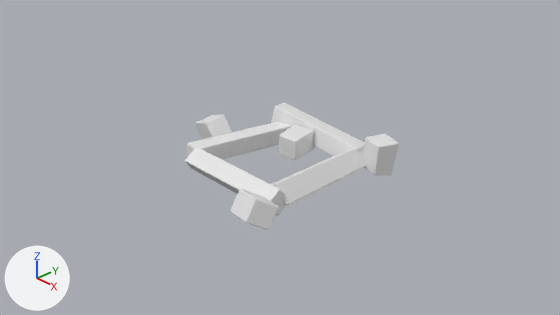
What one commit did to the Blender file Assets/Blender/tower_princess/towers.blend.
Camera for both pictures: the file's camera 'Camera'. The lights are fixed; the arrows at lower left show +X, +Y and +Z.

The scene before the commit, as lines of its bpy script (objects in view):
```python
ob_cube = bpy.data.objects.new('Cube', me_cube)
ob_cube.location = (-0.673, -0.064, -0.016)
ob_cube.rotation_euler = (0.0, 0.0, -0.227)  # degrees (0, 0, -13)
ob_cube_001 = bpy.data.objects.new('Cube.001', me_cube)
ob_cube_001.location = (0.035, 0.751, 0.099)
ob_cube_001.rotation_euler = (0.0698, 0.244, 1.571)  # degrees (4, 14, 90)
ob_cube_002 = bpy.data.objects.new('Cube.002', me_cube)
ob_cube_002.location = (0.13, -0.968, -0.018)
ob_cube_002.rotation_euler = (0.0, 0.977, 1.571)  # degrees (0, 56, 90)
ob_cube_003 = bpy.data.objects.new('Cube.003', me_cube)
ob_cube_003.location = (0.872, -0.006, 0.0)
ob_cube_003.rotation_euler = (0.0, 0.977, 0.0)  # degrees (0, 56, 0)
ob_cube_004 = bpy.data.objects.new('Cube.004', me_cube_004)
ob_cube_004.location = (-1.135, -0.245, 0.118)
ob_cube_004.rotation_euler = (-1.368, -0.297, -0.236)  # degrees (-78, -17, -14)
ob_cube_005 = bpy.data.objects.new('Cube.005', me_cube_005)
ob_cube_005.location = (1.063, -1.406, 0.106)
ob_cube_005.rotation_euler = (-0.53, -0.116, -0.195)  # degrees (-30, -6.6, -11)
ob_cube_006 = bpy.data.objects.new('Cube.006', me_cube_006)
ob_cube_006.location = (-0.033, 0.317, 0.085)
ob_cube_006.rotation_euler = (0.0, 0.0, -1.222)  # degrees (0, 0, -70)
ob_cube_007 = bpy.data.objects.new('Cube.007', me_cube_007)
ob_cube_007.location = (1.184, 0.82, 0.056)
ob_cube_007.rotation_euler = (0.0, 1.623, -0.227)  # degrees (0, 93, -13)
```
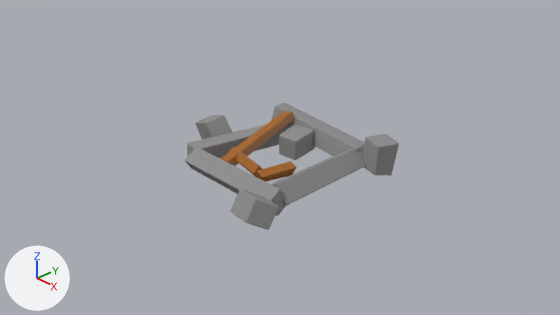
Commit message: princess_tower - add wood logs to destroyed state

The change, as a list of edits to the scene's bpy script:
```text
Change me_cube:
    where me_cube.from_pydata(...)  # 8 vertices, 6 faces; spans x -0.16..0.17, y -0.89..0.93, z -0.15..0.15
    remove me_cube.materials.append(mat_material)  # white #e7e7e7
    add me_cube.materials.append(mat_rubble_material)  # grey #8e8e8e
Change me_cube_004:
    where me_cube_004.from_pydata(...)  # 8 vertices, 6 faces; spans x -0.299..0.246, y -0.167..0.231, z -0.194..0.131
    remove me_cube_004.materials.append(mat_material)  # white #e7e7e7
    add me_cube_004.materials.append(mat_rubble_material)  # grey #8e8e8e
Change me_cube_005:
    where me_cube_005.from_pydata(...)  # 8 vertices, 6 faces; spans x -0.299..0.246, y -0.167..0.231, z -0.194..0.131
    remove me_cube_005.materials.append(mat_material)  # white #e7e7e7
    add me_cube_005.materials.append(mat_rubble_material)  # grey #8e8e8e
Change me_cube_006:
    where me_cube_006.from_pydata(...)  # 8 vertices, 6 faces; spans x -0.299..0.246, y -0.167..0.231, z -0.194..0.131
    remove me_cube_006.materials.append(mat_material)  # white #e7e7e7
    add me_cube_006.materials.append(mat_rubble_material)  # grey #8e8e8e
Change me_cube_007:
    where me_cube_007.from_pydata(...)  # 8 vertices, 6 faces; spans x -0.299..0.246, y -0.167..0.231, z -0.194..0.131
    remove me_cube_007.materials.append(mat_material)  # white #e7e7e7
    add me_cube_007.materials.append(mat_rubble_material)  # grey #8e8e8e
Add me_cube_010:
    me_cube_010.from_pydata([(-0.012, 0.279, 0.081), (0.078, 0.291, -0.028), (0.023, -0.295, 0.116), (0.114, -0.282, 0.007), (-0.1, 0.242, -0.007), (-0.01, 0.255, -0.116), (-0.092, -0.251, 0.028), (-0.001, -0.238, -0.081)], [], [(0, 4, 6, 2), (3, 2, 6, 7), (7, 6, 4, 5), (5, 1, 3, 7), (1, 0, 2, 3), (5, 4, 0, 1)])
    me_cube_010.materials.append(mat_log_material_001)  # brown #a46317
Add me_cube_009:
    me_cube_009.from_pydata([(0.021, 0.251, 0.087), (0.112, 0.263, -0.023), (0.021, -0.661, 0.111), (0.111, -0.648, 0.001), (-0.067, 0.214, -0.001), (0.023, 0.227, -0.111), (-0.094, -0.617, 0.023), (-0.004, -0.604, -0.087)], [], [(0, 4, 6, 2), (3, 2, 6, 7), (7, 6, 4, 5), (5, 1, 3, 7), (1, 0, 2, 3), (5, 4, 0, 1)])
    me_cube_009.materials.append(mat_log_material)  # brown #a46317
Add me_cube_008:
    me_cube_008.from_pydata([(0.07, 0.76, 0.05), (0.06, 0.76, -0.11), (0.1, -0.77, 0.1), (0.09, -0.77, -0.05), (-0.08, 0.73, 0.05), (-0.09, 0.73, -0.1), (-0.07, -0.72, 0.11), (-0.08, -0.72, -0.05)], [], [(0, 4, 6, 2), (3, 2, 6, 7), (7, 6, 4, 5), (5, 1, 3, 7), (1, 0, 2, 3), (5, 4, 0, 1)])
    me_cube_008.materials.append(mat_log_material)  # brown #a46317
Add ob_log_002:
    ob_log_002 = bpy.data.objects.new('log.002', me_cube_010)  # modifiers BEVEL
    ob_log_002.location = (0.539, -0.578, 0.1)
    ob_log_002.rotation_euler = (0.316, -1.187, -3.53)  # degrees (18, -68, -202)
Add ob_log_001:
    ob_log_001 = bpy.data.objects.new('log.001', me_cube_009)  # modifiers BEVEL
    ob_log_001.location = (0.146, -0.647, 0.079)
    ob_log_001.rotation_euler = (0.138, -0.105, -1.875)  # degrees (7.9, -6, -107)
Add ob_log:
    ob_log = bpy.data.objects.new('log', me_cube_008)  # modifiers BEVEL
    ob_log.location = (-0.361, -0.101, 0.13)
    ob_log.rotation_euler = (0.239, -0.0795, 0.0849)  # degrees (14, -4.6, 4.9)
```

What differs and where, as boxes [x1, y1, x2, y2] in the pictures (560 x 315 px):
'Cube.003', recoloured
    both: [271, 144, 366, 206]
'Cube.002', recoloured (white to grey)
    both: [185, 147, 286, 216]
'Cube', recoloured (white to grey)
    both: [187, 122, 291, 159]
'Cube.001', recoloured (white to grey)
    both: [271, 102, 365, 156]
'Cube.005', recoloured (white to grey)
    both: [230, 189, 279, 230]
'Cube.007', recoloured
    both: [363, 134, 399, 176]
'log', added (brown)
    after: [220, 111, 293, 166]
'Cube.006', recoloured (white to grey)
    both: [279, 125, 315, 160]
'Cube.004', recoloured
    both: [195, 115, 232, 139]
'log.002', added (brown)
    after: [256, 161, 297, 182]
'log.001', added
    after: [229, 146, 262, 177]
